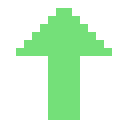
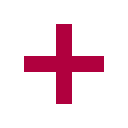
Before/after of a 128x128 layered artwork. What changed in the layer stack:
added layer "regen" above "invis" over left=24, top=24, right=104, bottom=104
hid "jump" over left=16, top=8, right=112, bottom=120
